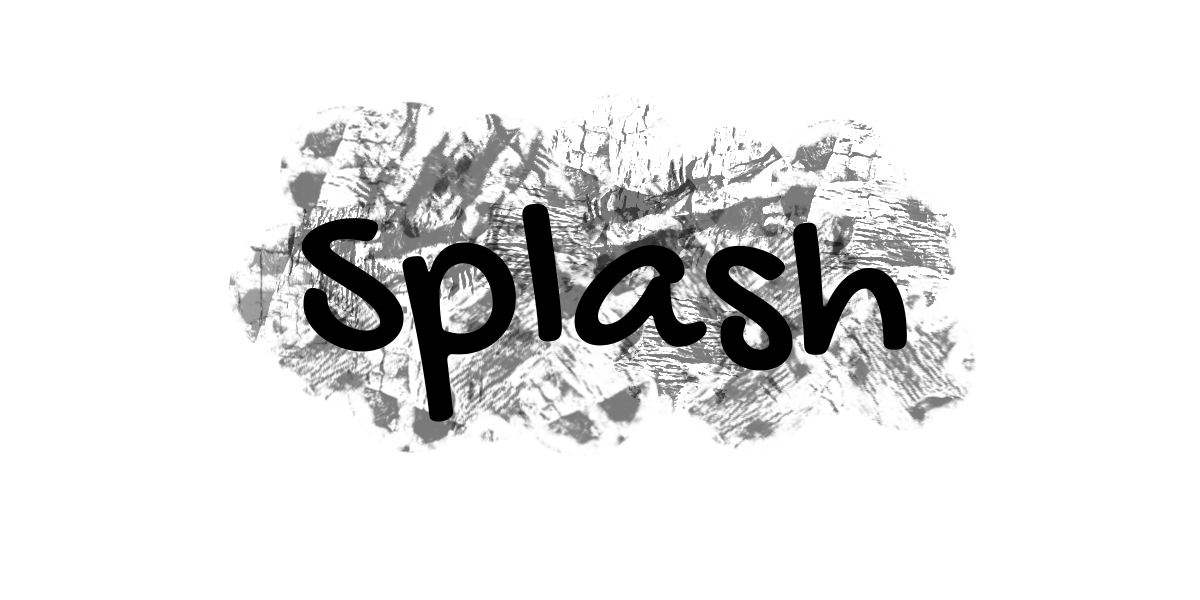
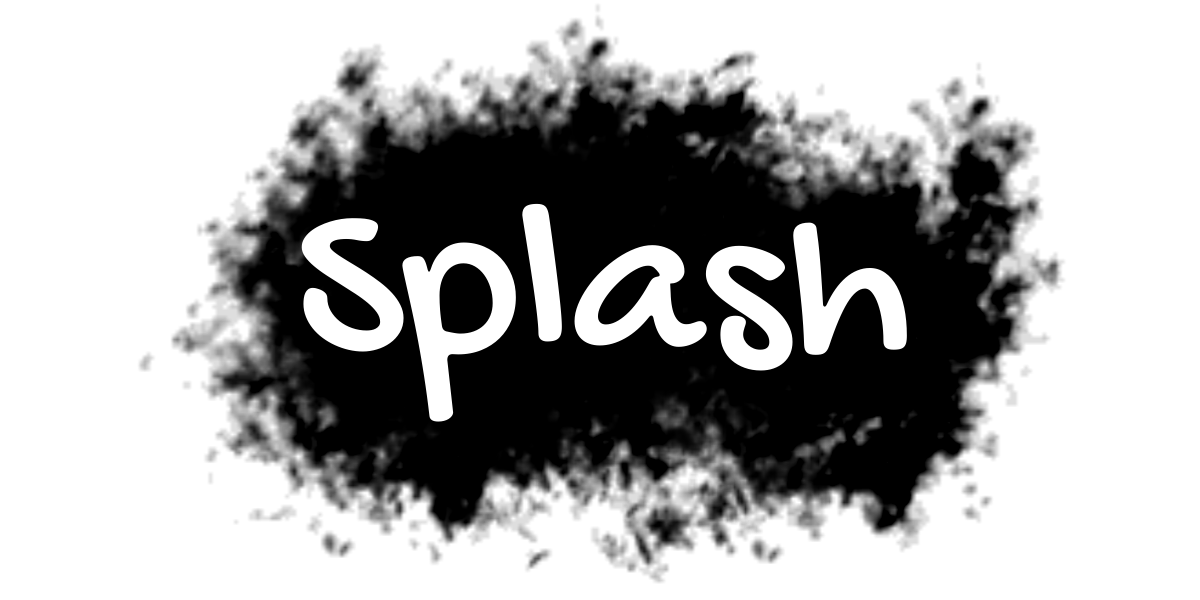
The second (1200, 600) image is a revision of the first. Changes to its layers:
painted on "Splash" over (301, 203, 907, 422)
added layer "Warstwa #4" above "Warstwa #2" over (137, 3, 1066, 584)
hid "Warstwa", painted on it over (229, 95, 977, 457)
